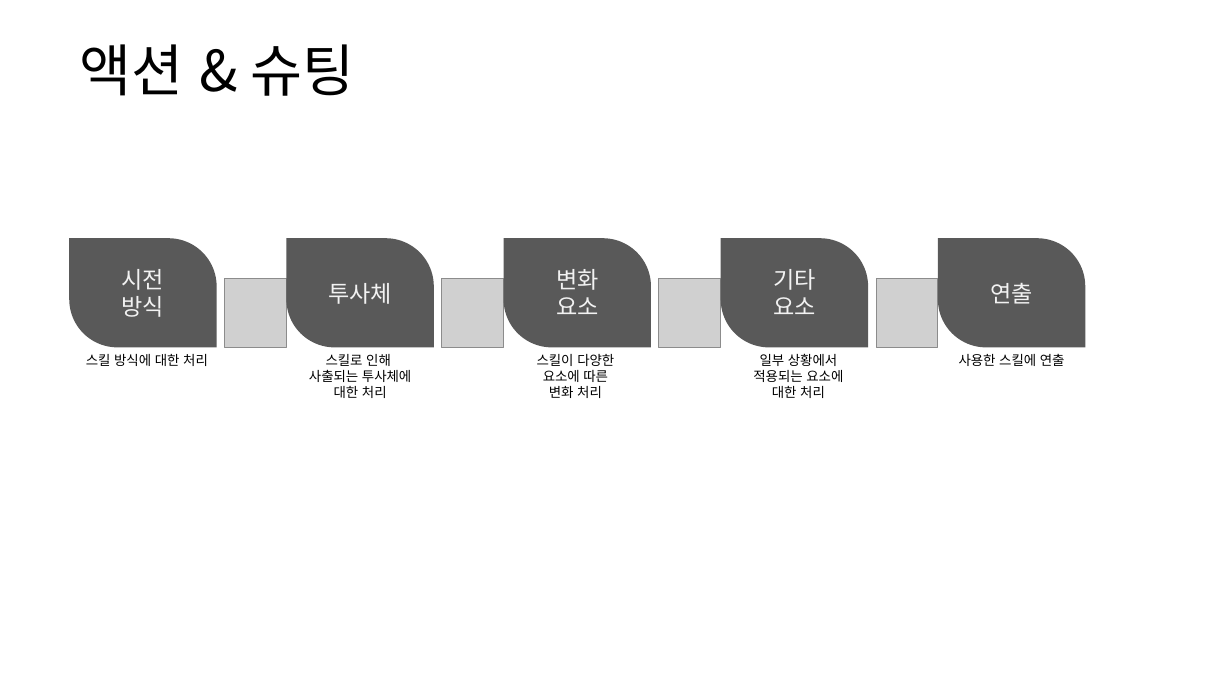
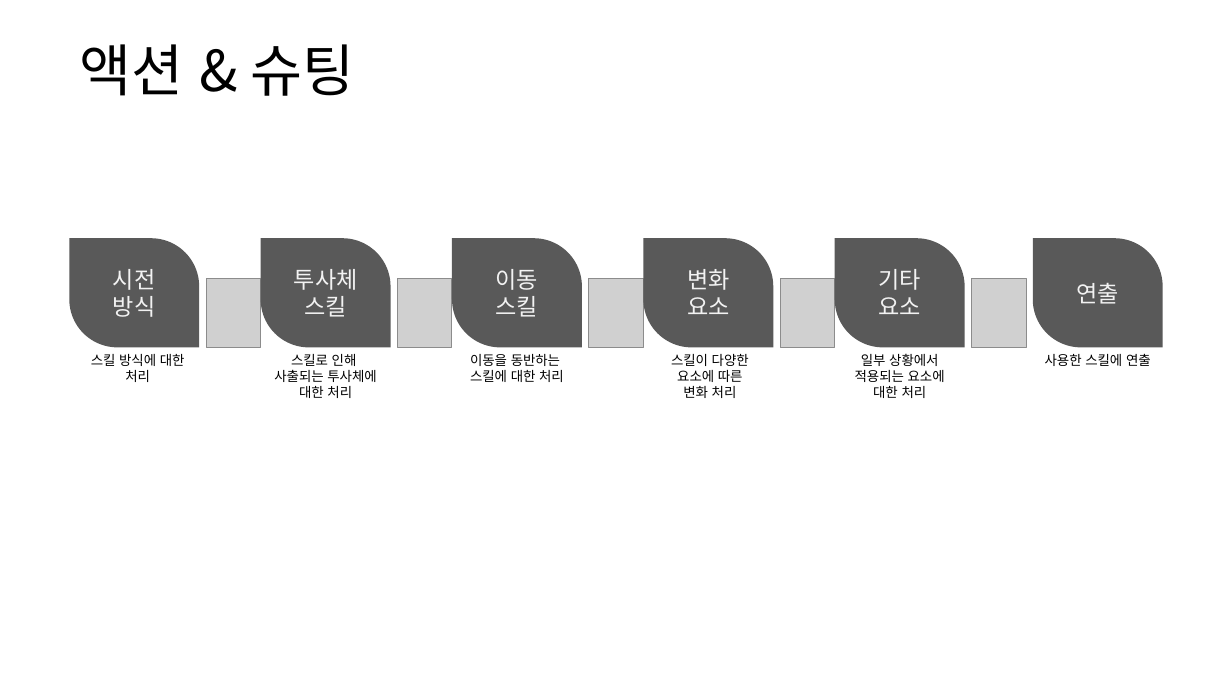
Before and after one commit to yjk0401/unityenginebasic_9th, a slide deck: slide 43 of 기획/방랑엽사전/스킬 시스템 기획서.pptx. Drawn at 1232x693 pixels with LibreOffice and Linux fonts; fonts in the diff are those of the drawing; grey boxes stand for pictures. Boxes give left, top, right and bottom in pixels: in the first picture for what was removed or moved away, otherwise in the second. Text is boxed around its words. In the diff, an @@ line names an element or a change of style, - is before the commit and + after.

```diff
--- a/기획/방랑엽사전/스킬 시스템 기획서.pptx
+++ b/기획/방랑엽사전/스킬 시스템 기획서.pptx
@@ round diag rect "시전": place and size @@
-round diag rect "시전" at <box>69,238,217,348</box>
+round diag rect "시전" at <box>69,238,200,348</box>
@@ round diag rect "투사체": place and size @@
-round diag rect "투사체" at <box>287,238,434,348</box>
+round diag rect "투사체" at <box>261,238,391,348</box>
@@ round diag rect "이동": place and size @@
-round diag rect "이동" at <box>504,238,652,348</box>
+round diag rect "이동" at <box>452,238,582,348</box>
@@ round diag rect "변화": place and size @@
-round diag rect "변화" at <box>721,238,869,348</box>
+round diag rect "변화" at <box>643,238,774,348</box>
@@ round diag rect added at <box>835,238,965,348</box>, fill #595959, 18 pt, text #F2F2F2 @@
+기타
+요소
@@ round diag rect "연출": place and size @@
-round diag rect "연출" at <box>938,238,1086,348</box>
+round diag rect "연출" at <box>1033,238,1164,348</box>
@@ text in round diag rect at <box>496,269,539,317</box>: text changed @@
-변화
-요소
+이동
+스킬
@@ text in round diag rect at <box>687,269,730,290</box>: text changed @@
-기타
+변화
@@ picture: place and size @@
-picture at <box>225,278,287,348</box>
+picture at <box>206,278,261,348</box>
@@ text in round diag rect at <box>304,296,347,317</box>: paragraph added @@
+스킬
@@ picture: place and size @@
-picture at <box>442,278,504,348</box>
+picture at <box>397,278,452,348</box>
@@ picture: place and size @@
-picture at <box>659,278,721,348</box>
+picture at <box>589,278,643,348</box>
@@ picture: place and size @@
-picture at <box>876,278,938,348</box>
+picture at <box>780,278,835,348</box>
@@ picture added at <box>972,278,1027,348</box> @@
@@ text "스킬 방식에 대한 처리" rewrapped from <box>86,354,208,366</box> to <box>91,354,185,382</box> @@
@@ text "스킬로 인해": place and size @@
-text "스킬로 인해" at <box>309,354,411,398</box>
+text "스킬로 인해" at <box>274,354,376,398</box>
@@ text added at <box>470,354,564,382</box>, 10.5 pt, text #000000 @@
+이동을 동반하는
+스킬에 대한 처리
@@ text "스킬이 다양한": place and size @@
-text "스킬이 다양한" at <box>537,354,614,398</box>
+text "스킬이 다양한" at <box>671,354,749,398</box>
@@ text "일부 상황에서": place and size @@
-text "일부 상황에서" at <box>753,353,843,398</box>
+text "일부 상황에서" at <box>855,354,945,398</box>
@@ text "사용한 스킬에 연출": place and size @@
-text "사용한 스킬에 연출" at <box>959,354,1065,366</box>
+text "사용한 스킬에 연출" at <box>1045,353,1151,366</box>
```
Also in this commit, not shown: 7 other slides changed, 2 slides added, 7 slides removed, 1 other file.
